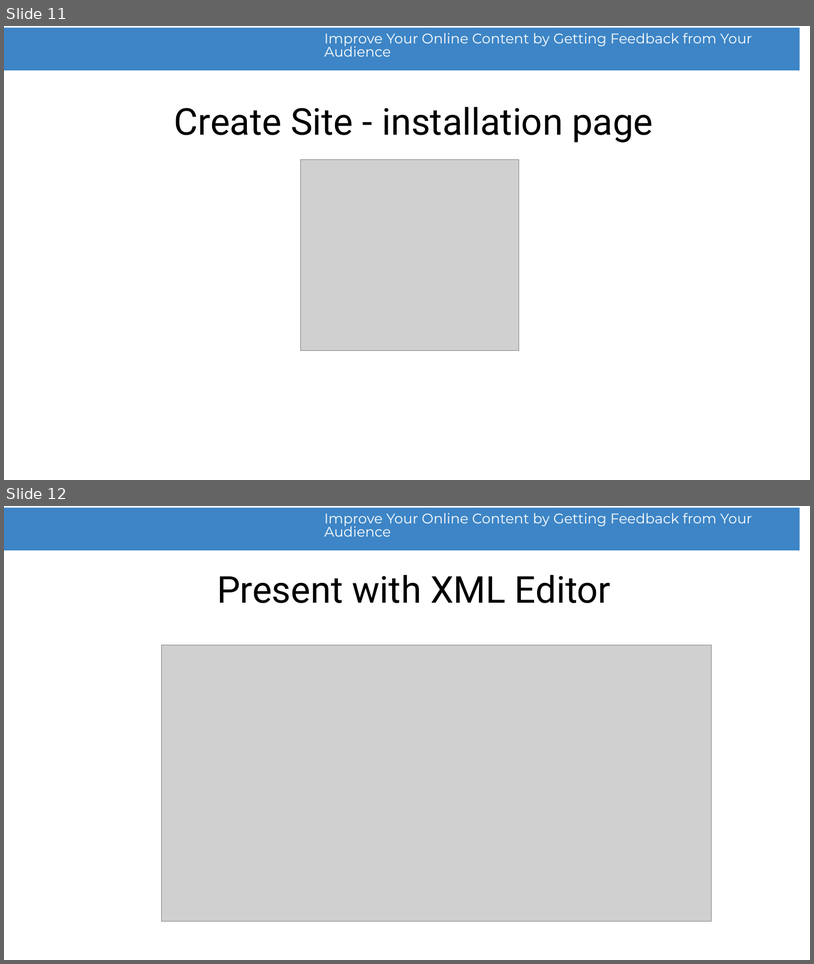
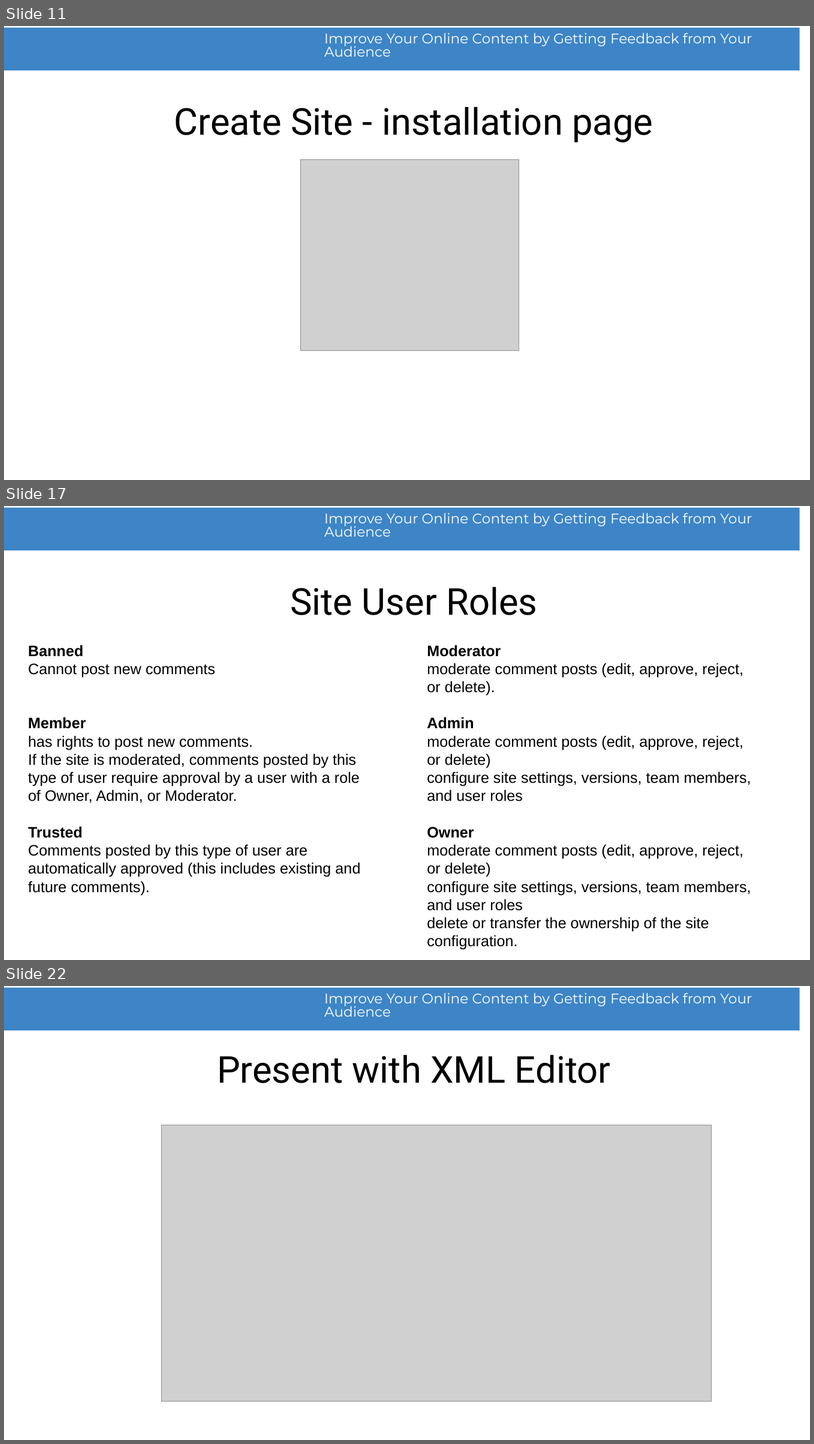
Before and after one commit to radu-pisoi/feedback-presentation, a slide deck: presentation/feedback-demo.odp. Shown one above the other, each under a label of ours: slides 11 and 12 before the commit, slides 11, 17 and 22 after it; the slides between them are not shown. The pictures are 814x964 and 814x1444 pixels, drawn with LibreOffice and Linux fonts; fonts in the diff are those of the drawing; grey boxes stand for pictures; background and template pictures are left out. Boxes give left, top, right and bottom in pixels: in the first picture for what was removed or moved away, otherwise in the second. Text is boxed around its words. In the diff, an @@ line names an element or a change of style, - is before the commit and + after.

Commit message:
Updated presentation.

```diff
--- a/presentation/feedback-demo.odp
+++ b/presentation/feedback-demo.odp
@@ slide 17 added at (4, 506, 810, 960), background #FFFFFF; not listed: 2 template elements that a slide beside it also shows @@
@@ title added at (290, 586, 537, 615), 44 pt, text #000000 @@
+Site User Roles
@@ text added at (28, 645, 360, 895), 18 pt, text #000000 @@
+Banned
+Cannot post new comments
+Member
+has rights to post new comments.
+If the site is moderated, comments posted by this type of user require approval by a user with a role of Owner, Admin, or Moderator.
+Trusted
+Comments posted by this type of user are automatically approved (this includes existing and future comments).
@@ text added at (427, 645, 752, 949), 18 pt, text #000000 @@
+Moderator
+moderate comment posts (edit, approve, reject, or delete).
+Admin
+moderate comment posts (edit, approve, reject, or delete)
+configure site settings, versions, team members, and user roles
+Owner
+moderate comment posts (edit, approve, reject, or delete)
+configure site settings, versions, team members, and user roles
+delete or transfer the ownership of the site configuration.
@@ what was slide 12 is now slide 22 @@
```
Also in this commit, not shown: 9 other slides added.
